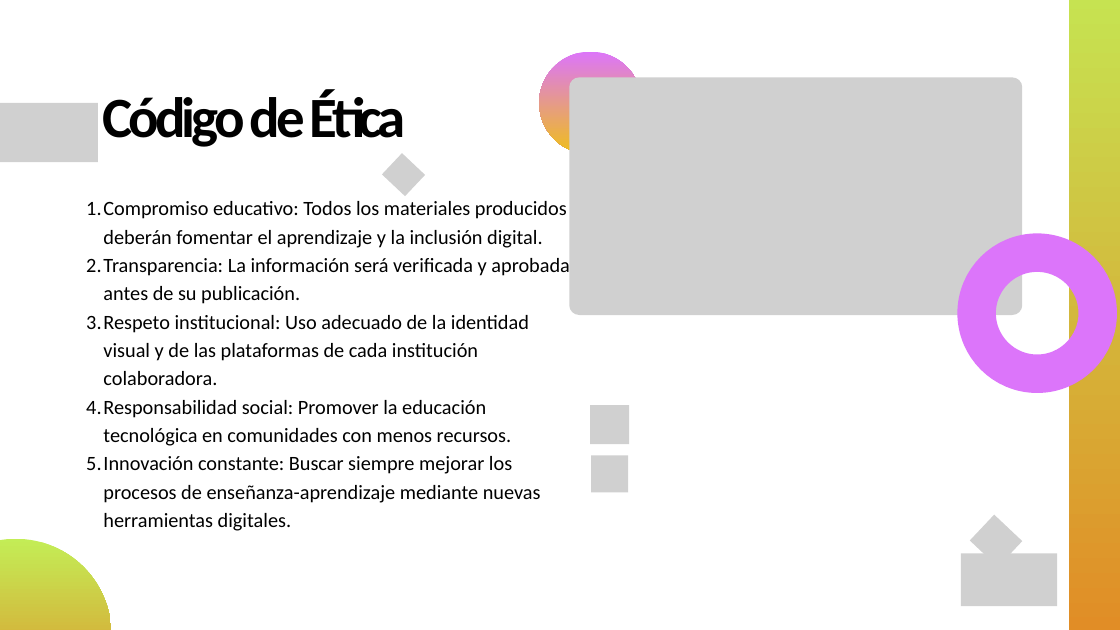
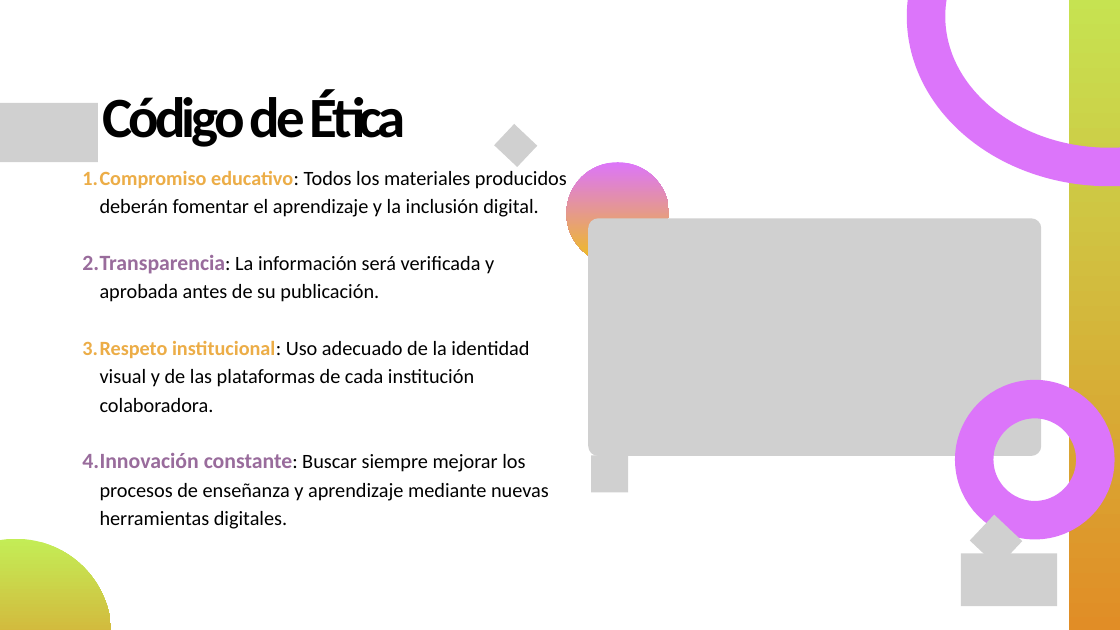
Before and after one commit to LuisML1019/ProyIntComDat25B_3.1416chul-s, a slide deck: slide 9 of Avance de Proyecto/πCHUL@S ENTERPRISE.pptx. Drawn at 1120x630 pixels with LibreOffice and Linux fonts; fonts in the diff are those of the drawing; grey boxes stand for pictures. Boxes give left, top, right and bottom in pixels: in the first picture for what was removed or moved away, otherwise in the second. Text is boxed around its words. In the diff, an @@ line names an element or a change of style, - is before the commit and + after.

```diff
--- a/Avance de Proyecto/πCHUL@S ENTERPRISE.pptx
+++ b/Avance de Proyecto/πCHUL@S ENTERPRISE.pptx
@@ freeform shape added at <box>926,0,1120,167</box>, outline #EFBF1A 49.5 pt @@
@@ picture: place and size @@
-picture at <box>382,153,425,196</box>
+picture at <box>494,124,538,167</box>
@@ text "Compromiso educativo: Todos los materiales ...": place and size @@
-text "Compromiso educativo: Todos los materiales ..." at <box>86,201,570,531</box>
+text "Compromiso educativo: Todos los materiales ..." at <box>82,171,567,529</box>
@@ text at <box>82,171,567,412</box>: text colour #000000 to #ECAD47 in "Compromiso educativo:", "Respeto institucional:"; bold on in "Compromiso educativo:", "Transparencia:", "Respeto institucional:"; size 26 to 28 pt, text colour #000000 to #996C9C in "Transparencia:" @@
@@ freeform shape: place and size @@
-freeform shape at <box>539,52,642,154</box>
+freeform shape at <box>567,162,669,265</box>
@@ picture: place and size @@
-picture at <box>570,77,1023,315</box>
+picture at <box>588,218,1041,456</box>
@@ freeform shape: place and size @@
-freeform shape at <box>977,253,1098,374</box>
+freeform shape at <box>974,399,1095,520</box>
@@ text at <box>82,453,549,529</box>: text changed @@
-  4. Responsabilidad social: Promover la educación tecnológica en comunidades con menos recursos.
-  5. Innovación constante: Buscar siempre mejorar los procesos de enseñanza-aprendizaje mediante nuevas herramientas digitales.
+  4. Innovación constante: Buscar siempre mejorar los procesos de enseñanza y aprendizaje mediante nuevas herramientas digitales.
```
Also in this commit, not shown: 9 other slides changed.
